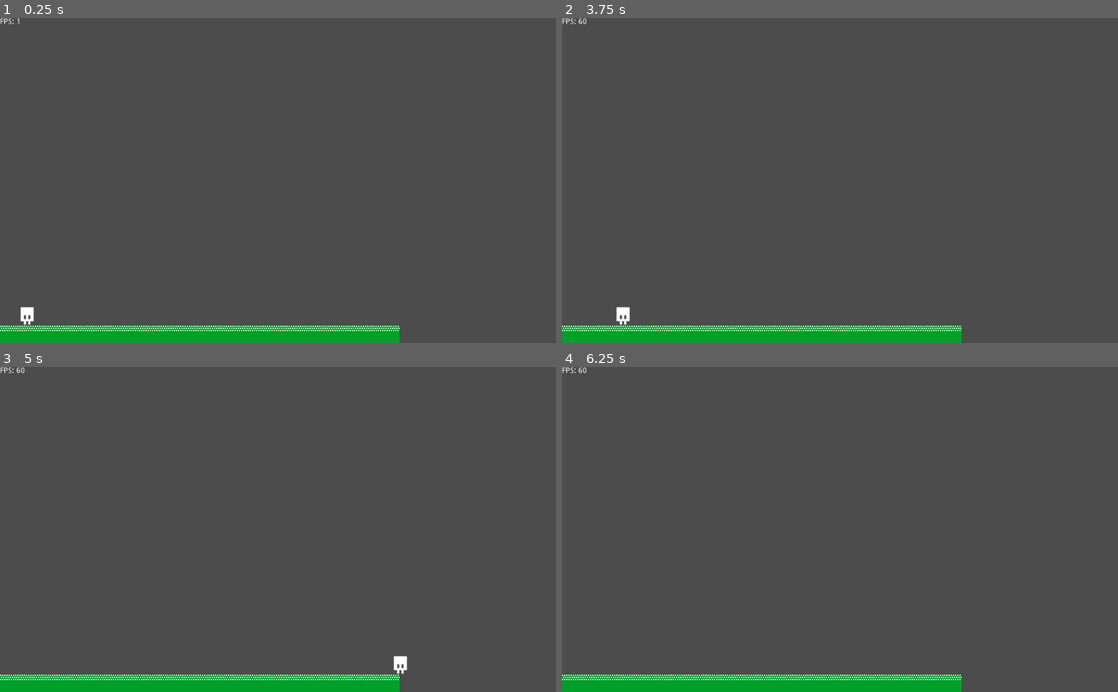
Above: before the commit, frames 1-4 (two rows, left to right).
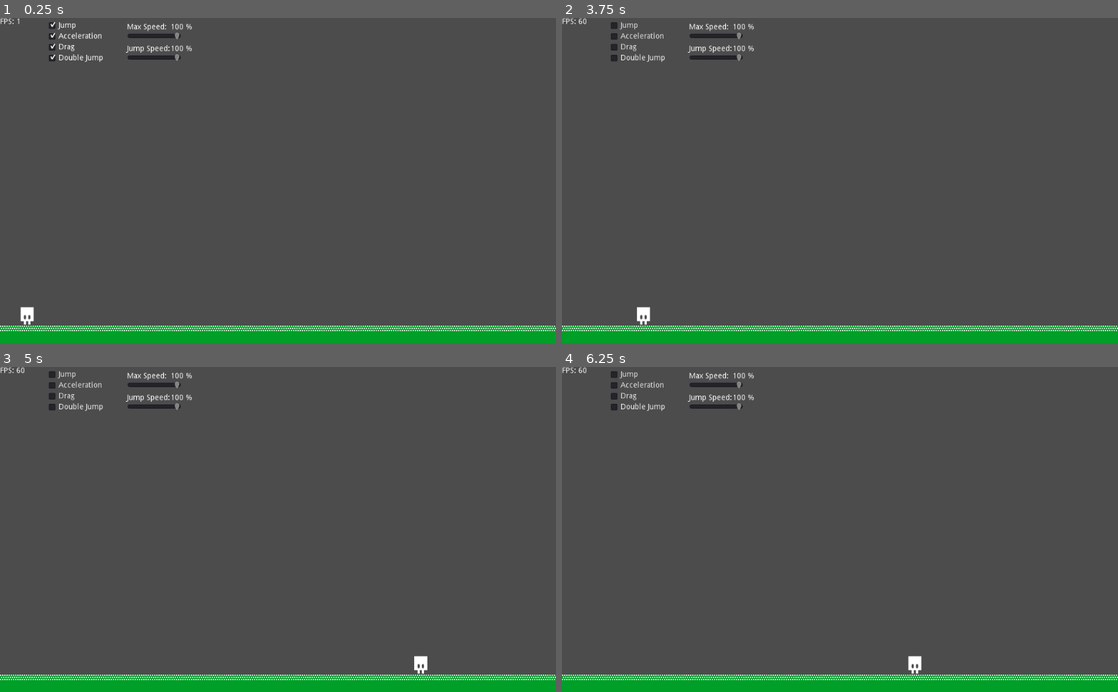
Above: after the commit, the same moments.

Repository: o-Fred-o/Game-mechanic
Game: Godot game, scene res://walking/Walking.tscn
Same seed, same stepped clock (60 frames per second), same inputs: the game is played once before the commit and once after it.
Inputs (mouse positions are in pixels of both pictures, inside the frame that each line leads up to):
- Up to frame 1 (0.25 s): no input
- Up to frame 2 (3.75 s): click (623, 24) at 0.5 s, where only the run after the commit has a clickable "Jump"; click (634, 37) at 1.25 s, where only the run after the commit has a clickable "Acceleration"; click (623, 47) at 2 s, where only the run after the commit has a clickable "Drag"; click (639, 57) at 2.75 s, where only the run after the commit has a clickable "Double Jump"; tap Enter at 3.5 s; hold Right (ui_right) from 3.53 s (still down)
- Up to frame 3 (5 s): keep holding Right (ui_right); tap Space (ui_select) at 3.77, 4.52 s
- Up to frame 4 (6.25 s): release Right (ui_right) at 5.03 s; hold Left (ui_left) 5.03-5.78 s; hold Right (ui_right) from 5.78 s (still down); tap Space (ui_select) at 6.02 s

The runs differ from the first frame. In frame 1, 2.3% of the frame differs, in the area x 8-100%, y 1-100%; in frame 2, 2.5%; in frame 3, 2.5%; in frame 4, 2.4%.

Commit message:
Add GUI controls for params

Diff:
--- a/walking/Player.gd
+++ b/walking/Player.gd
@@ -46,10 +46,28 @@
     else:
          if !drag: velocity.x=0
          else:
-             if velocity.x>0: velocity.x -= accel_speed
-             if velocity.x<0: velocity.x += accel_speed
+             if velocity.x>0: velocity.x = clamp(velocity.x-accel_speed,0,max_speed)
+             if velocity.x<0: velocity.x = clamp(velocity.x+accel_speed,-max_speed,0)
 
 func _physics_process(delta):
     velocity.y += gravity * delta
     get_input()
     velocity = move_and_slide(velocity, Vector2(0, -1))
+
+func _on_Jump_toggled(button_pressed):
+    jump = !jump
+
+func _on_Acceleration_toggled(button_pressed):
+    acceleration = !acceleration
+
+func _on_Drag_toggled(button_pressed):
+    drag = !drag
+
+func _on_DoubleJump_toggled(button_pressed):
+    double_jump = !double_jump
+
+func _on_MaxSpeed_HSlider_value_changed(value):
+    max_speed= 5*value
+
+func _on_JumpSpeed_HSlider_value_changed(value):
+    jump_speed = 5* -value
--- /dev/null
+++ b/walking/Values.gd
@@ -0,0 +1,11 @@
+extends Container
+
+# Called when the node enters the scene tree for the first time.
+func _ready():
+    pass # Replace with function body.
+
+func _on_MaxSpeed_HSlider_value_changed(value):
+    get_node("MaxSpeed_Value").text= String(value)+" %"
+
+func _on_JumpSpeed_HSlider_value_changed(value):
+    get_node("JumpSpeed_Value").text= String(value)+" %"
--- a/walking/Walking.tscn
+++ b/walking/Walking.tscn
@@ -1,9 +1,10 @@
-[gd_scene load_steps=6 format=2]
+[gd_scene load_steps=7 format=2]
 
 [ext_resource path="res://walking/basictiles.tres" type="TileSet" id=1]
 [ext_resource path="res://walking/Player.gd" type="Script" id=2]
 [ext_resource path="res://assets/player.png" type="Texture" id=3]
 [ext_resource path="res://walking/Fps.gd" type="Script" id=4]
+[ext_resource path="res://walking/Values.gd" type="Script" id=5]
 
 [sub_resource type="RectangleShape2D" id=1]
 extents = Vector2( 11.9445, 17.6845 )
@@ -15,7 +16,7 @@
 tile_set = ExtResource( 1 )
 cell_size = Vector2( 32, 32 )
 format = 1
-tile_data = PoolIntArray( -65536, 0, 0, -65535, 0, 0, -65534 …(246 unchanged characters)… -65516, 0, 0, -65515, 0, 0, -65514, 0, 0 )
+tile_data = PoolIntArray( -65536, 0, 0, -65535, 0, 0, -65534 …(246 unchanged characters)… -65516, 0, 0, -65515, 0, 0, -65514, 0, 0, -65513, 0, 0, -65512, 0, 0, -65511, 0, 0, -65510, 0, 0, -65509, 0, 0, -65508, 0, 0, -65507, 0, 0, -65506, 0, 0, -65505, 0, 0 )
 
 [node name="Player" type="KinematicBody2D" parent="."]
 position = Vector2( 50, -80 )
@@ -39,3 +40,105 @@
 margin_right = 40.0
 margin_bottom = 14.0
 script = ExtResource( 4 )
+
+[node name="EditProperty" type="Container" parent="CanvasLayer"]
+editor/display_folded = true
+margin_left = 83.6001
+margin_top = 1.9
+margin_right = 233.6
+margin_bottom = 81.9
+
+[node name="Jump" type="CheckBox" parent="CanvasLayer/EditProperty"]
+margin_right = 24.0
+margin_bottom = 24.0
+focus_mode = 0
+pressed = true
+enabled_focus_mode = 0
+text = "Jump"
+
+[node name="Acceleration" type="CheckBox" parent="CanvasLayer/EditProperty"]
+margin_top = 20.0
+margin_right = 108.0
+margin_bottom = 44.0
+focus_mode = 0
+pressed = true
+enabled_focus_mode = 0
+text = "Acceleration"
+
+[node name="Drag" type="CheckBox" parent="CanvasLayer/EditProperty"]
+margin_top = 40.0
+margin_right = 57.0
+margin_bottom = 64.0
+focus_mode = 0
+pressed = true
+enabled_focus_mode = 0
+text = "Drag"
+
+[node name="DoubleJump" type="CheckBox" parent="CanvasLayer/EditProperty"]
+margin_top = 60.0
+margin_right = 110.0
+margin_bottom = 84.0
+focus_mode = 0
+pressed = true
+enabled_focus_mode = 0
+text = "Double Jump"
+
+[node name="Values" type="Container" parent="CanvasLayer"]
+margin_left = 233.7
+margin_top = 9.50002
+margin_right = 333.7
+margin_bottom = 89.5
+script = ExtResource( 5 )
+
+[node name="MaxSpeed_Label" type="Label" parent="CanvasLayer/Values"]
+margin_right = 81.0
+margin_bottom = 14.0
+rect_pivot_offset = Vector2( -543.7, 280.5 )
+text = "Max Speed: "
+
+[node name="MaxSpeed_Value" type="Label" parent="CanvasLayer/Values"]
+margin_left = 80.0
+margin_right = 120.0
+margin_bottom = 14.0
+rect_pivot_offset = Vector2( -543.7, 280.5 )
+text = "100 %"
+
+[node name="MaxSpeed_HSlider" type="HSlider" parent="CanvasLayer/Values"]
+margin_top = 15.0
+margin_right = 100.0
+margin_bottom = 31.0
+focus_mode = 0
+value = 100.0
+focus_mode = 0
+
+[node name="JumpSpeed_Label" type="Label" parent="CanvasLayer/Values"]
+margin_top = 40.0
+margin_right = 81.0
+margin_bottom = 54.0
+rect_pivot_offset = Vector2( -543.7, 280.5 )
+text = "Jump Speed: "
+
+[node name="JumpSpeed_Value" type="Label" parent="CanvasLayer/Values"]
+margin_left = 80.0
+margin_top = 40.0
+margin_right = 120.0
+margin_bottom = 54.0
+rect_pivot_offset = Vector2( -543.7, 280.5 )
+text = "100 %"
+
+[node name="JumpSpeed_HSlider" type="HSlider" parent="CanvasLayer/Values"]
+margin_top = 55.0
+margin_right = 100.0
+margin_bottom = 71.0
+focus_mode = 0
+value = 100.0
+focus_mode = 0
+
+[connection signal="toggled" from="CanvasLayer/EditProperty/Jump" to="Player" method="_on_Jump_toggled"]
+[connection signal="toggled" from="CanvasLayer/EditProperty/Acceleration" to="Player" method="_on_Acceleration_toggled"]
+[connection signal="toggled" from="CanvasLayer/EditProperty/Drag" to="Player" method="_on_Drag_toggled"]
+[connection signal="toggled" from="CanvasLayer/EditProperty/DoubleJump" to="Player" method="_on_DoubleJump_toggled"]
+[connection signal="value_changed" from="CanvasLayer/Values/MaxSpeed_HSlider" to="CanvasLayer/Values" method="_on_MaxSpeed_HSlider_value_changed"]
+[connection signal="value_changed" from="CanvasLayer/Values/MaxSpeed_HSlider" to="Player" method="_on_MaxSpeed_HSlider_value_changed"]
+[connection signal="value_changed" from="CanvasLayer/Values/JumpSpeed_HSlider" to="CanvasLayer/Values" method="_on_JumpSpeed_HSlider_value_changed"]
+[connection signal="value_changed" from="CanvasLayer/Values/JumpSpeed_HSlider" to="Player" method="_on_JumpSpeed_HSlider_value_changed"]
